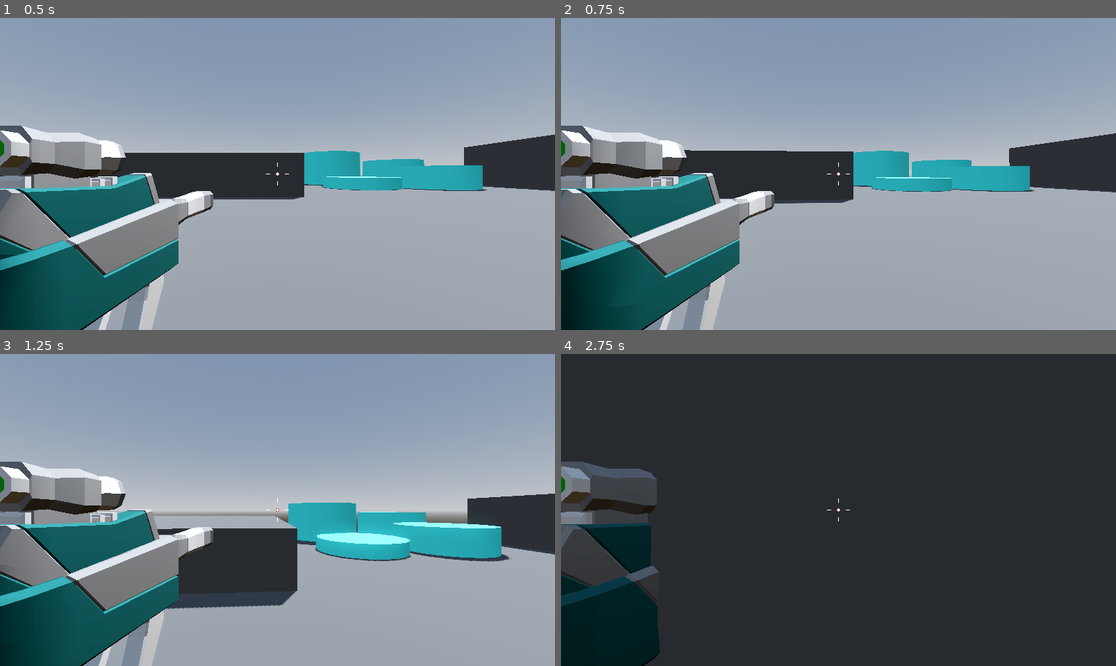
Above: before the commit, frames 1-4 (two rows, left to right).
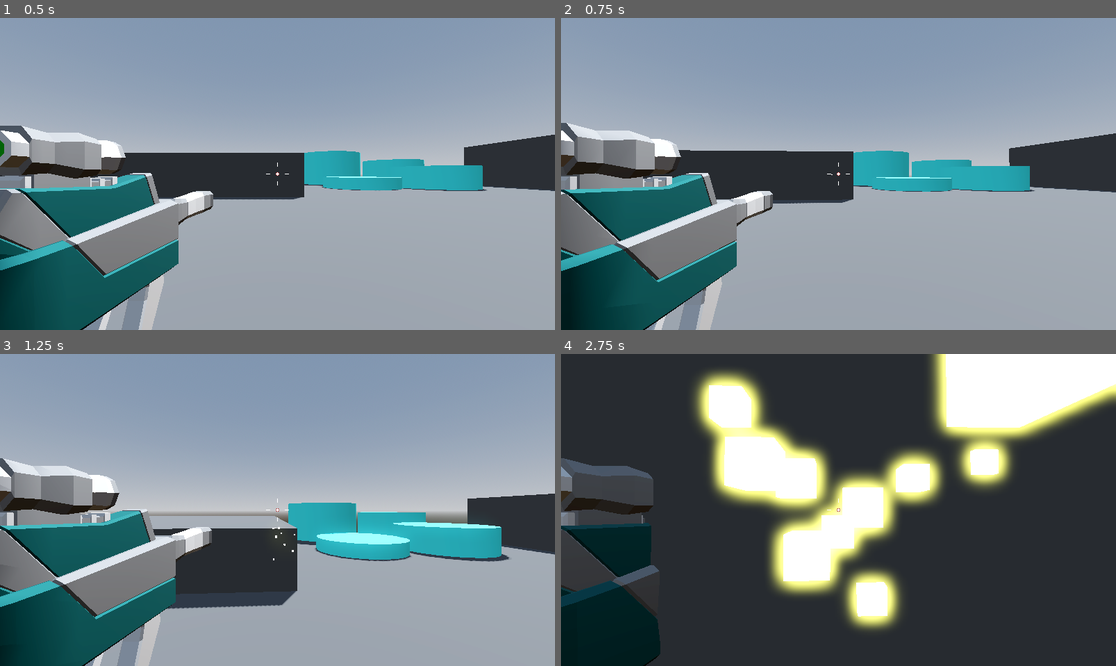
Above: after the commit, the same moments.

Repository: VampireSqu1d/RoboRampage
Game: Godot game, scene res://levels/Sandbox.tscn
Same seed, same stepped clock (60 frames per second), same inputs: the game is played once before the commit and once after it.
Inputs (mouse positions are in pixels of both pictures, inside the frame that each line leads up to):
- Up to frame 1 (0.5 s): no input
- Up to frame 2 (0.75 s): tap Enter at 0.5 s; move the mouse to (866, 174) at 0.52 s; press the mouse at (866, 174) at 0.53 s; hold W (move_forward) from 0.53 s (still down)
- Up to frame 3 (1.25 s): keep holding W (move_forward); tap Space (jump) at 0.77 s
- Up to frame 4 (2.75 s): keep holding W (move_forward); move the mouse to (810, 510) at 1.27 s; release the mouse at (810, 510) at 1.28 s; click (810, 510) at 1.35 s; tap Space (jump) at 1.52 s; move the mouse to (849, 503) at 2.02 s; press the mouse at (849, 503) at 2.03 s

Frame 1 is identical in both runs. In frame 2, 4.1% of the frame differs, in the area x 0-49%, y 33-100%; in frame 3, 4.6%; in frame 4, 29%, in the area x 0-100%, y 0-100%.

Commit message:
added raycast collision detection for gun, added particles when shooting a weapon

Diff:
--- a/enemy/enemy.gd
+++ b/enemy/enemy.gd
@@ -1,7 +1,11 @@
 extends CharacterBody3D
+class_name Enemy
 
 @export var atack_range: = 1.5
+@export var attack_damage: = 8
 
+
+@export var max_hitpoints: = 100
 @onready var navigation_agent_3d: NavigationAgent3D = $NavigationAgent3D
 @onready var animation_player: AnimationPlayer = $AnimationPlayer
 
@@ -11,6 +15,13 @@
 var player
 var provoked: bool = false
 var aggro_range: = 12
+var hitpoints: = max_hitpoints:
+	set(value):
+		hitpoints = value
+		if hitpoints <= 0:
+			queue_free()
+		provoked = true
+
 func _ready() -> void:
 	player = get_tree().get_first_node_in_group("player")
 
@@ -54,4 +65,5 @@
 
 
 func attack() -> void:
+	player.hitpoints -= attack_damage
 	print("Enemy attack")
--- a/player/player.gd
+++ b/player/player.gd
@@ -3,9 +3,19 @@
 @export var fall_multiplier: float = 2.0
 @export var jump_height: float = 2.0
 @export var mouse_sens: = 0.01
+@export var max_hitpoints: = 100
+
+
 @onready var camera_pivot: Node3D = $CameraPivot
 
 const SPEED: = 5.0
+var hitpoints: = max_hitpoints:
+	set(value):
+		hitpoints = value
+		print(hitpoints)
+		if hitpoints <= 0:
+
+			get_tree().reload_current_scene()
 #const JUMP_VELOCITY: = 4.5
 
 var mouse_motion: = Vector2.ZERO
--- a/project.godot
+++ b/project.godot
@@ -13,7 +13,7 @@
 config/name="RoboRampage"
 run/main_scene="res://levels/Sandbox.tscn"
 config/features=PackedStringArray("4.3", "Forward Plus")
-run/max_fps=60
+run/max_fps=50
 config/icon="res://icon.svg"
 
 [global_group]
--- a/weapons/SMG.tscn
+++ b/weapons/SMG.tscn
@@ -1,9 +1,50 @@
-[gd_scene load_steps=3 format=3 uid="uid://da57gy82hfohf"]
+[gd_scene load_steps=8 format=3 uid="uid://da57gy82hfohf"]
 
 [ext_resource type="PackedScene" uid="uid://bn0aavvtxputm" path="res://weapons/hitscan_weapon.tscn" id="1_3m5nr"]
 [ext_resource type="PackedScene" uid="uid://b5480rqlihjvy" path="res://weapons/SMG.glb" id="2_2fbhy"]
 
-[node name="SMG" instance=ExtResource("1_3m5nr")]
+[sub_resource type="StandardMaterial3D" id="StandardMaterial3D_ac1o0"]
+albedo_color = Color(1, 0.643137, 0.384314, 1)
+emission_enabled = true
+emission = Color(1, 0.643137, 0.384314, 1)
+emission_energy_multiplier = 3.0
+grow = true
+
+[sub_resource type="Curve" id="Curve_1m2m5"]
+_data = [Vector2(0, 1), 0.0, 0.0, 0, 0, Vector2(1, 0), 0.0, 0.0, 0, 0]
+point_count = 2
+
+[sub_resource type="CurveTexture" id="CurveTexture_3bjpo"]
+curve = SubResource("Curve_1m2m5")
+
+[sub_resource type="ParticleProcessMaterial" id="ParticleProcessMaterial_majbn"]
+direction = Vector3(0, 0, -1)
+spread = 5.0
+initial_velocity_min = 4.0
+initial_velocity_max = 8.0
+gravity = Vector3(0, 0, 0)
+scale_curve = SubResource("CurveTexture_3bjpo")
+
+[sub_resource type="BoxMesh" id="BoxMesh_gsjmg"]
+size = Vector3(0.1, 0.1, 0.1)
+
+[node name="SMG" node_paths=PackedStringArray("weapon_mesh", "muzzle_flash") instance=ExtResource("1_3m5nr")]
+weapon_mesh = NodePath("SMG")
+muzzle_flash = NodePath("MuzzleFlash")
 
 [node name="SMG" parent="." index="1" instance=ExtResource("2_2fbhy")]
 transform = Transform3D(1, 0, 0, 0, 1, 0, 0, 0, 1, -0.5, -0.225, -0.3)
+
+[node name="MuzzleFlash" type="GPUParticles3D" parent="." index="3"]
+transform = Transform3D(1, 0, 0, 0, 1, 0, 0, 0, 1, -0.508926, -0.158577, -1.37692)
+material_override = SubResource("StandardMaterial3D_ac1o0")
+cast_shadow = 0
+emitting = false
+amount = 5
+lifetime = 0.07
+one_shot = true
+explosiveness = 1.0
+fixed_fps = 60
+local_coords = true
+process_material = SubResource("ParticleProcessMaterial_majbn")
+draw_pass_1 = SubResource("BoxMesh_gsjmg")
--- a/weapons/hitscan_weapon.gd
+++ b/weapons/hitscan_weapon.gd
@@ -1,17 +1,38 @@
 extends Node3D
 
 @export var fire_rate: float = 14.0
+@export var recoil: float = 0.05
+@export var weapon_mesh: Node3D
+@export var weapon_damage: = 10
+@export var muzzle_flash: GPUParticles3D
+@export var sparks_scene: PackedScene
 
 @onready var cooldown_timer: Timer = $CooldownTimer
+@onready var weapon_pos: = weapon_mesh.position
+@onready var ray_cast_3d: RayCast3D = $RayCast3D
 
-# Called when the node enters the scene tree for the first time.
+
+
 func _ready() -> void:
 	pass # Replace with function body.
 
 
-# Called every frame. 'delta' is the elapsed time since the previous frame.
-func _process(_delta: float) -> void:
+func _process(delta: float) -> void:
 	if Input.is_action_pressed("fire"):
 		if cooldown_timer.is_stopped():
-			cooldown_timer.start(1.0 / fire_rate)
-			print("weapon fired!")
+			shoot()
+
+	weapon_mesh.position = weapon_mesh.position.lerp(weapon_pos, delta * 10.0)
+
+
+func shoot() -> void:
+	cooldown_timer.start(1.0 / fire_rate)
+	var collider: = ray_cast_3d.get_collider()
+	muzzle_flash.restart()
+	printt("weapon fired!", collider)
+	weapon_mesh.position.z += recoil
+	var sparks_inst = sparks_scene.instantiate()
+	if collider is Enemy:
+		collider.hitpoints -= weapon_damage
+	add_child(sparks_inst)
+	sparks_inst.global_position = ray_cast_3d.get_collision_point()
--- a/weapons/hitscan_weapon.tscn
+++ b/weapons/hitscan_weapon.tscn
@@ -1,9 +1,14 @@
-[gd_scene load_steps=2 format=3 uid="uid://bn0aavvtxputm"]
+[gd_scene load_steps=3 format=3 uid="uid://bn0aavvtxputm"]
 
 [ext_resource type="Script" path="res://weapons/hitscan_weapon.gd" id="1_5cbuo"]
+[ext_resource type="PackedScene" uid="uid://bmlkxky5u4voq" path="res://weapons/sparks.tscn" id="2_nf5qv"]
 
 [node name="HitscanWeapon" type="Node3D"]
 script = ExtResource("1_5cbuo")
+sparks_scene = ExtResource("2_nf5qv")
 
 [node name="CooldownTimer" type="Timer" parent="."]
 one_shot = true
+
+[node name="RayCast3D" type="RayCast3D" parent="."]
+target_position = Vector3(0, 0, -1000)
--- /dev/null
+++ b/weapons/sparks.tscn
@@ -0,0 +1,90 @@
+[gd_scene load_steps=9 format=3 uid="uid://bmlkxky5u4voq"]
+
+[sub_resource type="StandardMaterial3D" id="StandardMaterial3D_8xgym"]
+emission_enabled = true
+emission = Color(1, 1, 0.301961, 1)
+emission_energy_multiplier = 3.0
+
+[sub_resource type="Curve" id="Curve_2wcjd"]
+_data = [Vector2(0, 1), 0.0, 0.0, 0, 0, Vector2(1, 0), 0.0, 0.0, 0, 0]
+point_count = 2
+
+[sub_resource type="CurveTexture" id="CurveTexture_ntpom"]
+curve = SubResource("Curve_2wcjd")
+
+[sub_resource type="ParticleProcessMaterial" id="ParticleProcessMaterial_l4rsm"]
+spread = 180.0
+initial_velocity_min = 1.0
+initial_velocity_max = 5.0
+scale_min = 0.5
+scale_curve = SubResource("CurveTexture_ntpom")
+
+[sub_resource type="BoxMesh" id="BoxMesh_7m2bu"]
+size = Vector3(0.1, 0.1, 0.1)
+
+[sub_resource type="Animation" id="Animation_1ld48"]
+resource_name = "spark"
+length = 0.5
+tracks/0/type = "value"
+tracks/0/imported = false
+tracks/0/enabled = true
+tracks/0/path = NodePath(".:emitting")
+tracks/0/interp = 1
+tracks/0/loop_wrap = true
+tracks/0/keys = {
+"times": PackedFloat32Array(0),
+"transitions": PackedFloat32Array(1),
+"update": 1,
+"values": [true]
+}
+tracks/1/type = "method"
+tracks/1/imported = false
+tracks/1/enabled = true
+tracks/1/path = NodePath(".")
+tracks/1/interp = 1
+tracks/1/loop_wrap = true
+tracks/1/keys = {
+"times": PackedFloat32Array(0.466667),
+"transitions": PackedFloat32Array(1),
+"values": [{
+"args": [],
+"method": &"queue_free"
+}]
+}
+
+[sub_resource type="Animation" id="Animation_y5kan"]
+length = 0.001
+tracks/0/type = "value"
+tracks/0/imported = false
+tracks/0/enabled = true
+tracks/0/path = NodePath(".:emitting")
+tracks/0/interp = 1
+tracks/0/loop_wrap = true
+tracks/0/keys = {
+"times": PackedFloat32Array(0),
+"transitions": PackedFloat32Array(1),
+"update": 1,
+"values": [false]
+}
+
+[sub_resource type="AnimationLibrary" id="AnimationLibrary_s61pf"]
+_data = {
+"RESET": SubResource("Animation_y5kan"),
+"spark": SubResource("Animation_1ld48")
+}
+
+[node name="Sparks" type="GPUParticles3D"]
+top_level = true
+material_override = SubResource("StandardMaterial3D_8xgym")
+cast_shadow = 0
+emitting = false
+lifetime = 0.5
+one_shot = true
+process_material = SubResource("ParticleProcessMaterial_l4rsm")
+draw_pass_1 = SubResource("BoxMesh_7m2bu")
+
+[node name="AnimationPlayer" type="AnimationPlayer" parent="."]
+libraries = {
+"": SubResource("AnimationLibrary_s61pf")
+}
+autoplay = "spark"
